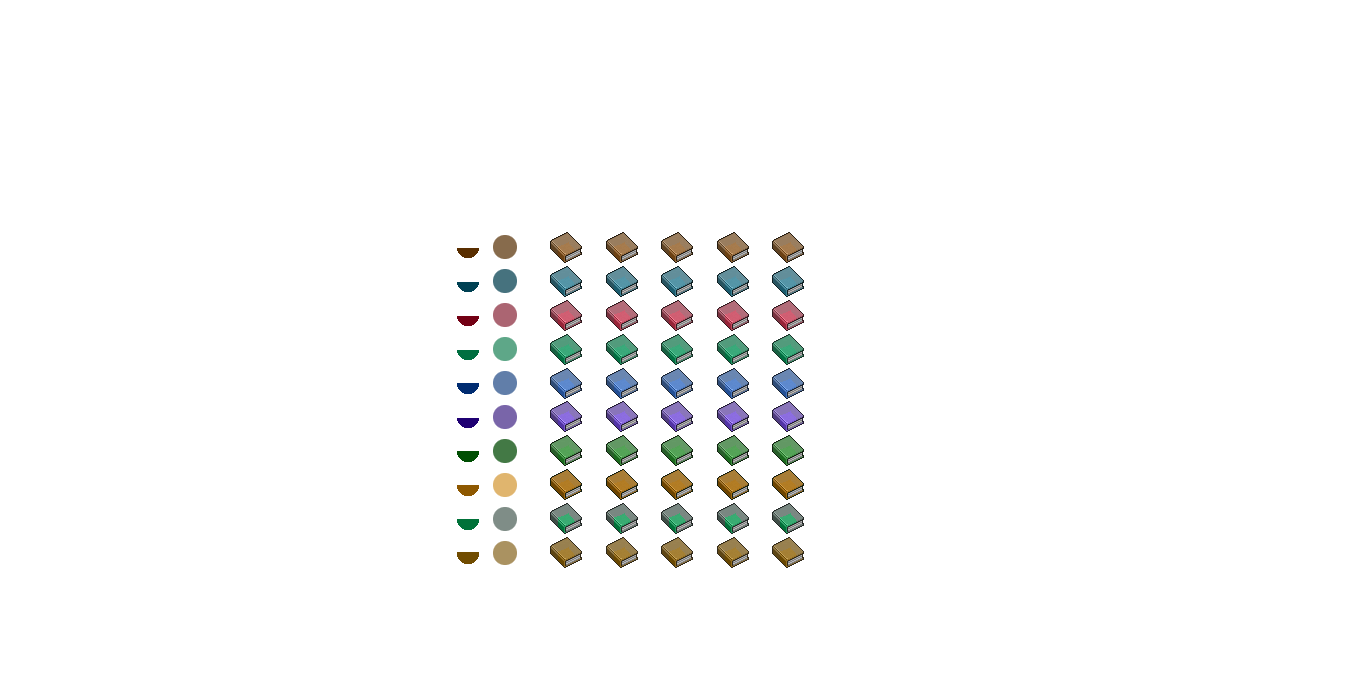
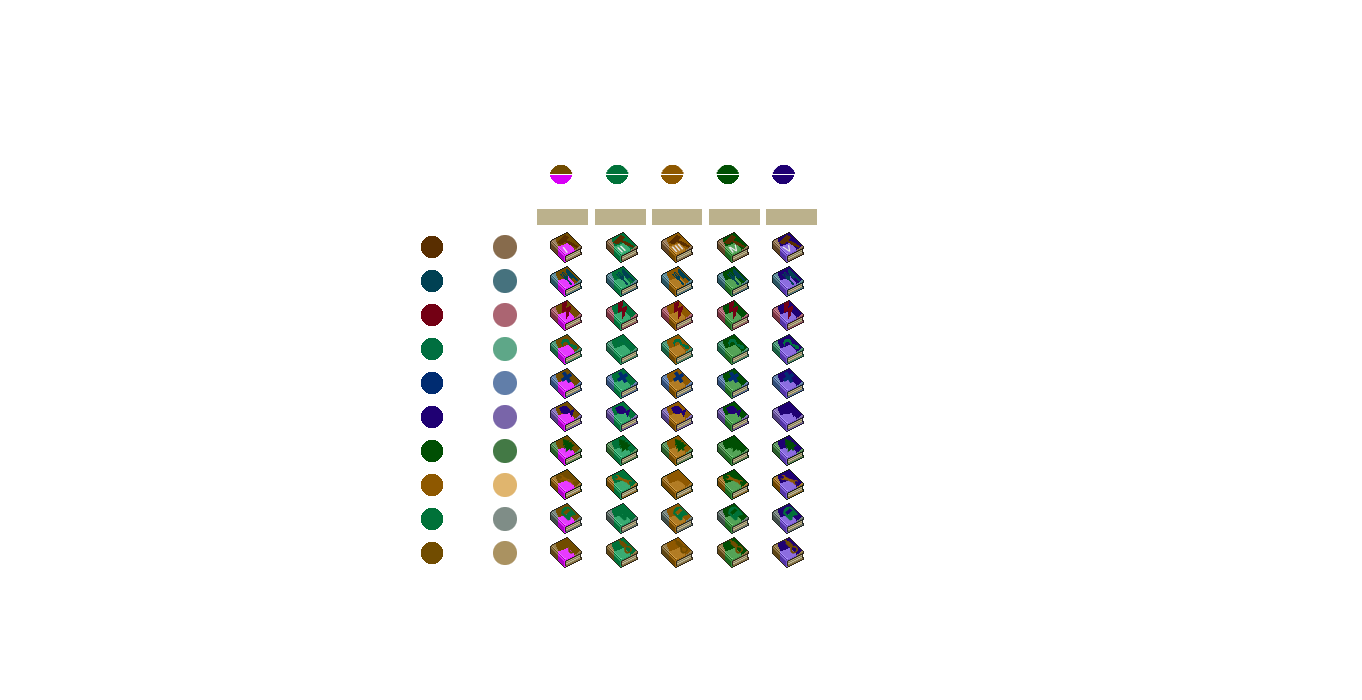
The second 1362×700 image is a revision of the first. Changes to its layers:
showed group "lil numerals" (10 layers) over [562, 243, 791, 253]
showed "logos", painted on it over [421, 235, 800, 564]
showed "pages colorize", blend normal → color over [537, 209, 817, 565]
added layer "top splash og" above "bottom splash" over [550, 165, 802, 555]
added layer "bottom splash" (color) above "grays" over [550, 175, 797, 567]
moved "grays" above "covers color" over [556, 233, 802, 567]
removed group "grey - 5" (2 layers) from group "grays" over [778, 233, 802, 567]
removed layer "pages 5" from group "grey - 5" over [788, 250, 802, 565]
removed layer "cover 5" from group "grey - 5" over [778, 233, 802, 567]
removed group "grey - 4" (2 layers) from group "grays" over [723, 233, 747, 567]
removed layer "pages 4" from group "grey - 4" over [733, 250, 747, 565]
removed layer "cover 4" from group "grey - 4" over [723, 233, 747, 567]
removed group "grey - 3" (2 layers) from group "grays" over [667, 233, 691, 567]
removed layer "pages 3" from group "grey - 3" over [677, 250, 691, 565]
removed layer "covers 3" from group "grey - 3" over [667, 233, 691, 567]
removed group "grey - 2" (2 layers) from group "grays" over [612, 233, 636, 567]
removed layer "pages 2" from group "grey - 2" over [622, 250, 636, 565]
removed layer "covers 2" from group "grey - 2" over [612, 233, 636, 567]
removed group "grey - 1" (2 layers) from group "grays" over [556, 233, 580, 567]
removed layer "pages 1" from group "grey - 1" over [566, 250, 580, 565]
removed layer "covers 1" from group "grey - 1" over [556, 233, 580, 567]
added layer "pages - gray" in group "grays" over [566, 250, 802, 565]
added layer "Covers - gray" in group "grays" over [556, 233, 802, 567]
renamed "bg splash bottom" to "old bg splash bottom", hid it, moved it above "old bg splash top" over [457, 242, 799, 567]
